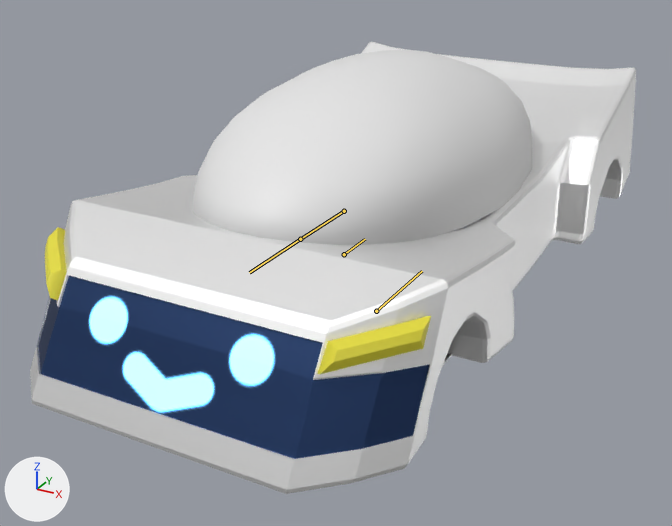
Two versions of the FBX model Kart Proj/Assets/Characters/MAX/Both/MaxCar.fbx, one commit apart.
Rendered twice from a camera (50 mm lens) standing at (1.6, -3.27, 1.82) and looking at (-0.07, -0.24, 0.3). Every picture has the same lights, and +X, +Y and +Z are marked at lower left. The bones that bend it are drawn over the model as lines.

Names of what the first picture shows: 'Car'.
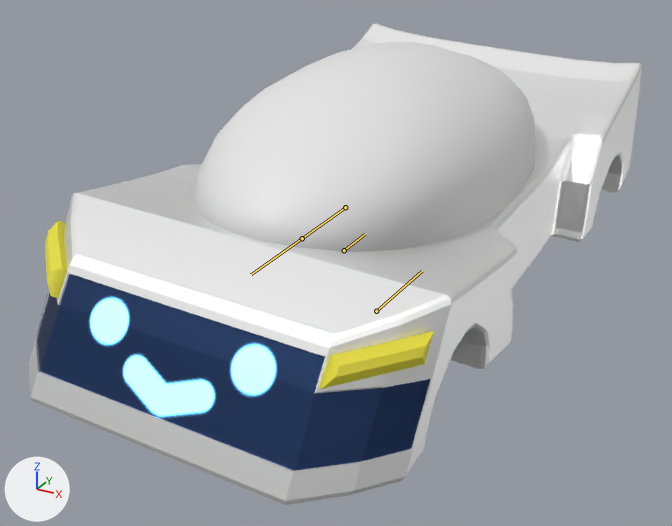
The newer file adds an action. The first version stands in its rest pose; the second is drawn at frame 3 of the action 'Armature|Car_Damage'.

What the commit changed:
Bone 'Corpo' (bone_corpo) moves from (0.0, 0.0, 0.0) to (0.0, 0.0, 0.017).
Bone 'Corpo' (bone_corpo) turns from (0, 0, 0) to (2, 3, 0) degrees about its own x, y and z.

Pixel boxes (x1, y1, x2, y2) of what changed, in the pictures (672 x 526 px):
'Car', posed (7% taller)
    before: (30, 42, 636, 494)
    after: (29, 23, 642, 505)
bone 'Corpo', root to tip
    before: (344, 254) to (365, 239)
    after: (344, 250) to (365, 234)
